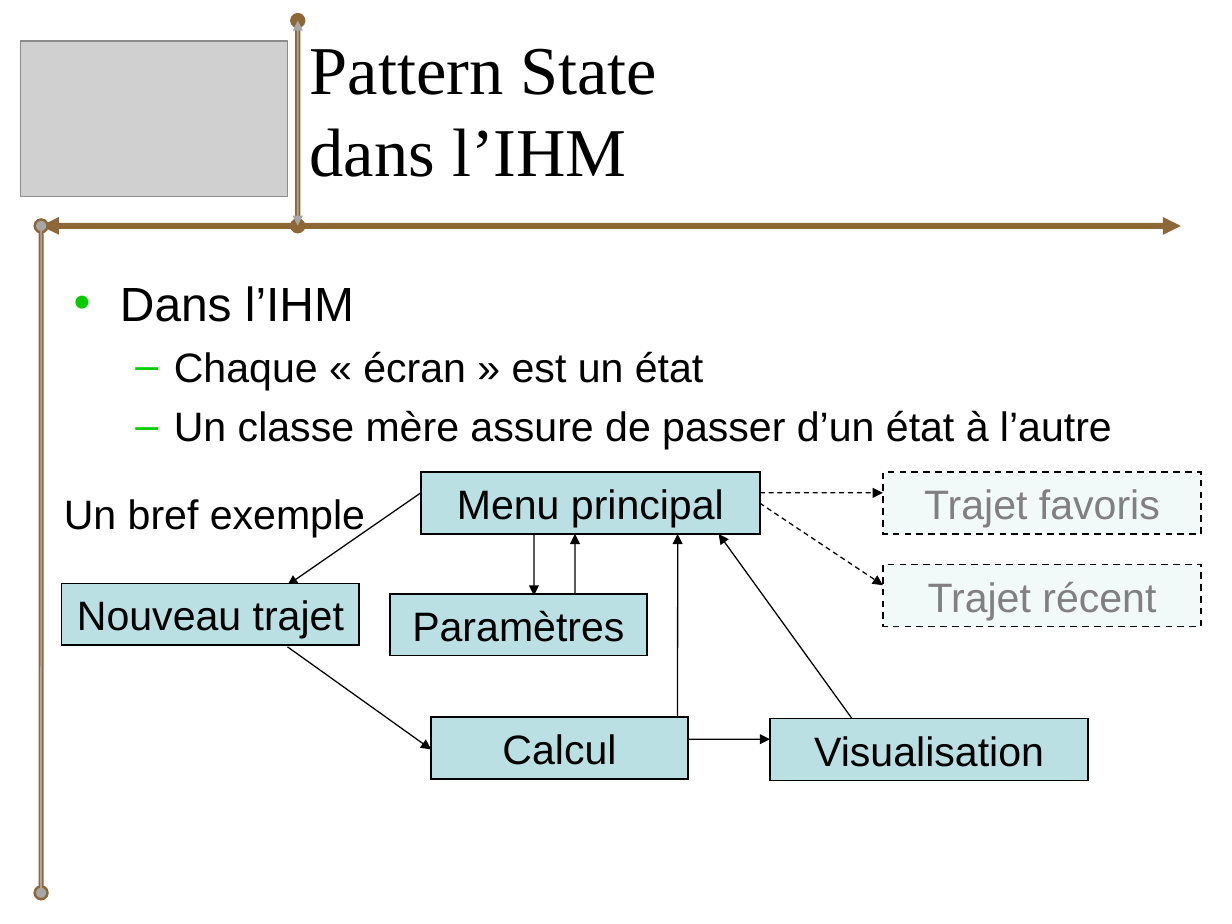
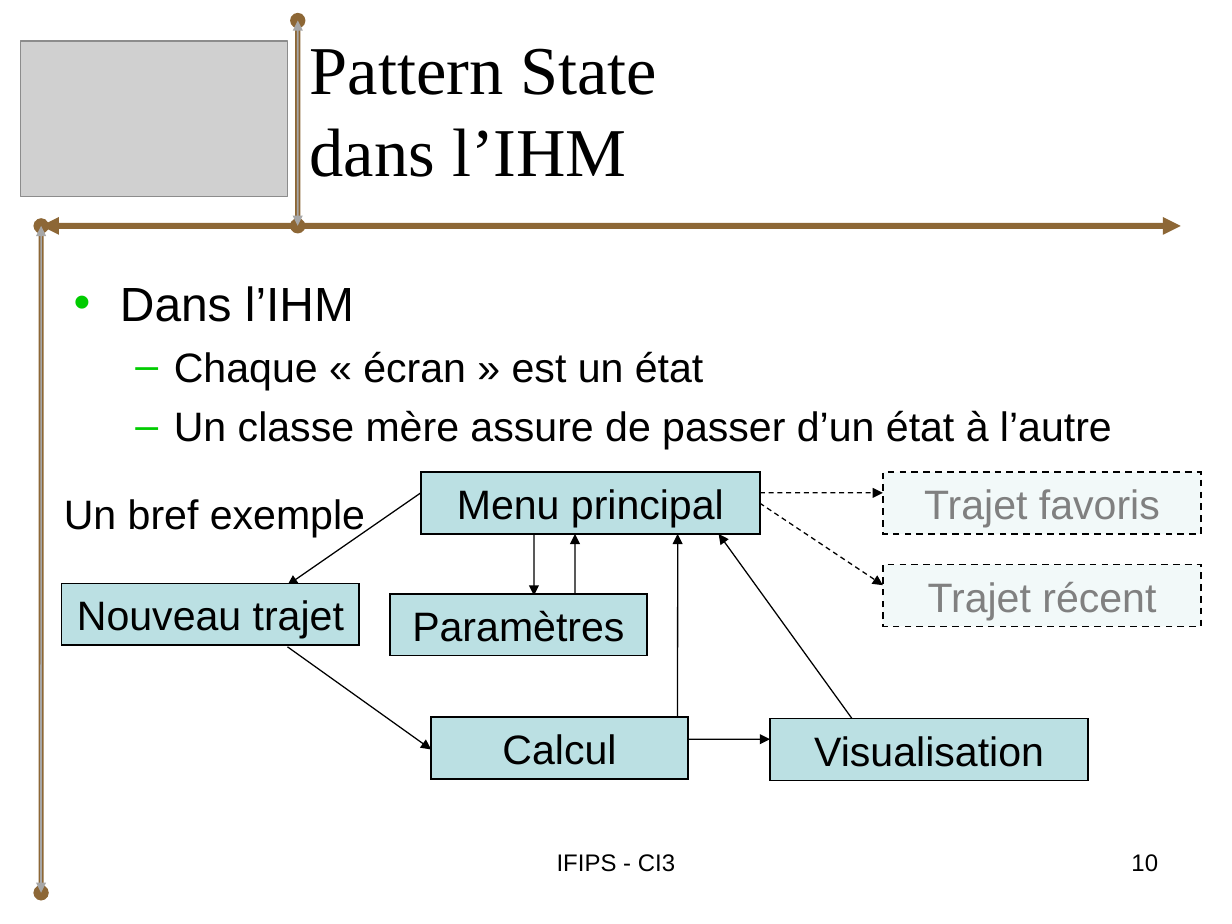
Before and after one commit to bryan-brancotte/projetgl-2008, a slide deck: slide 10 of doc/Soutenance/iGo_Presentation.ppt. Drawn at 1232x924 pixels with LibreOffice and Linux fonts; fonts in the diff are those of the drawing; grey boxes stand for pictures. Boxes give left, top, right and bottom in pixels: in the first picture for what was removed or moved away, otherwise in the second. Text is boxed around its words. In the diff, an @@ line names an element or a change of style, - is before the commit and + after.

```diff
--- a/doc/Soutenance/iGo_Presentation.ppt
+++ b/doc/Soutenance/iGo_Presentation.ppt
@@ double arrow (41, 893) - (41, 225): arrowheads changed @@
@@ text added at (557,854,675,872), 14 pt, text #000000 @@
+IFIPS - CI3
@@ page number added at (1131,854,1158,872), 14 pt, text #000000 @@
+10
```
Also in this commit, not shown: 28 other slides changed, 2 slides added, 1 slide removed, 3 other files.
